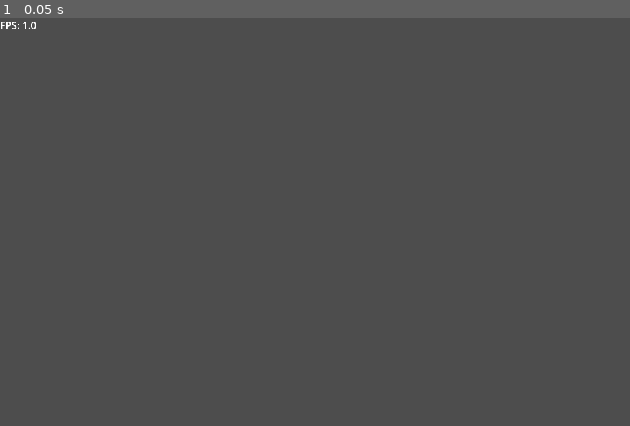
Above: before the commit, frame 1.
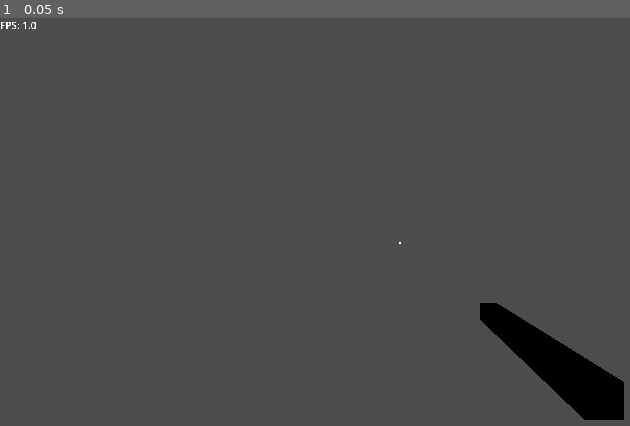
Above: after the commit, the same moment.

Repository: remidu64/GODSE
Game: Godot game, scene res://scenes/entities/Entity-Player.tscn
Same seed, same stepped clock (60 frames per second), same inputs: the game is played once before the commit and once after it. This scene is started directly instead of the project's main scene.
Inputs:
- Up to frame 1 (0.05 s): no input

The runs differ from the first frame. In frame 1, 2.6% of the frame differs, in the area x 63-100%, y 54-99%.

Commit message:
breaking news: gameplay in godse

Diff:
--- /dev/null
+++ b/autoload/Autoload-DeathMessages.gd
@@ -0,0 +1,29 @@
+extends Node
+
+var suicide_messages = [
+	"%s was jorking their weinor and died",
+	"%s wasn't ready for Freddy",
+	"%s ran out of RAM"
+]
+
+# messages where player's name is first
+var killed_messages_player = [
+	"%s was RDM'd by %s",
+	"%s tried to 1v1 %s (he failed)"
+]
+
+# messages where player2's name is first
+var killed_messages_player2 = [
+
+]
+
+func get_death_message(reason:String, playerName:String, player2Name:String = ""):
+	match reason:
+		"suicide":
+			return suicide_messages[randi_range(0, (suicide_messages.size() - 1))]
+		"killed":
+			var whichArray = randi_range(0, 1)
+			if whichArray == 1:
+				return killed_messages_player[randi_range(0, (killed_messages_player.killed_messages_player() - 1))]
+			else:
+				return killed_messages_player2[randi_range(0, (killed_messages_player2.killed_messages_player() - 1))]
--- a/project.godot
+++ b/project.godot
@@ -21,6 +21,7 @@
 Global="*res://autoload/Autoload-Global.tscn"
 Options="*res://autoload/Autoload-Options.gd"
 Networking="*res://autoload/Autoload-Networking.gd"
+DeathMessages="*res://autoload/Autoload-DeathMessages.gd"
 
 [display]
 
@@ -73,6 +74,11 @@
 "events": [Object(InputEventKey,"resource_local_to_scene":false,"resource_name":"","device":-1,"window_id":0,"alt_press …(195 unchanged characters)…
 ]
 }
+shoot={
+"deadzone": 0.2,
+"events": [Object(InputEventMouseButton,"resource_local_to_scene":false,"resource_name":"","device":-1,"window_id":0,"alt_pressed":false,"shift_pressed":false,"ctrl_pressed":false,"meta_pressed":false,"button_mask":0,"position":Vector2(0, 0),"global_position":Vector2(0, 0),"factor":1.0,"button_index":1,"canceled":false,"pressed":false,"double_click":false,"script":null)
+]
+}
 
 [physics]
 
--- a/scenes/entities/Entity-Player.tscn
+++ b/scenes/entities/Entity-Player.tscn
@@ -1,12 +1,18 @@
-[gd_scene load_steps=6 format=3 uid="uid://2t0235x02uih"]
+[gd_scene load_steps=10 format=3 uid="uid://2t0235x02uih"]
 
 [ext_resource type="Script" uid="uid://bmfga3wqtkk6i" path="res://scripts/entities/Entity-Player.gd" id="1_g13of"]
+[ext_resource type="Texture2D" uid="uid://c5kv8sb3o1uvk" path="res://assets/sprites/hud/crosshairs/hitmarker.png" id="2_1bx53"]
 [ext_resource type="PackedScene" uid="uid://2wdygwbi2mlj" path="res://scenes/substates/SubState-OptionsMenu.tscn" id="2_v1vfl"]
+[ext_resource type="Texture2D" uid="uid://dyfsrqesqm46g" path="res://assets/sprites/hud/crosshairs/crosshair1.png" id="2_ybmsl"]
+[ext_resource type="AudioStream" uid="uid://c5d05540i64hx" path="res://assets/sounds/hitmarker.ogg" id="5_4x535"]
 
 [sub_resource type="CapsuleMesh" id="CapsuleMesh_2m2ha"]
 
 [sub_resource type="ConvexPolygonShape3D" id="ConvexPolygonShape3D_g13of"]
 points = PackedVector3Array(-0.125207, -0.532801, -0.480507, 0.0227831, 0.47607, 0.498884, 0.169713, 0.559144, 0.464172 …(924 unchanged characters)…
+
+[sub_resource type="BoxMesh" id="BoxMesh_v1vfl"]
+size = Vector3(0.1, 0.1, 1)
 
 [sub_resource type="SceneReplicationConfig" id="SceneReplicationConfig_v1vfl"]
 properties/0/path = NodePath(".:position")
@@ -38,6 +44,56 @@
 
 [node name="Camera" type="Camera3D" parent="Head"]
 
+[node name="GunPos" type="Node3D" parent="Head/Camera"]
+transform = Transform3D(1, 0, 0, 0, 1, 0, 0, 0, 1, 0.53, -0.41, -1.26)
+
+[node name="Gun" type="MeshInstance3D" parent="Head/Camera/GunPos"]
+mesh = SubResource("BoxMesh_v1vfl")
+
+[node name="RayCast" type="RayCast3D" parent="Head/Camera"]
+target_position = Vector3(0, 0, -50)
+
+[node name="HUD" type="Control" parent="."]
+layout_mode = 3
+anchors_preset = 15
+anchor_right = 1.0
+anchor_bottom = 1.0
+grow_horizontal = 2
+grow_vertical = 2
+mouse_filter = 2
+
+[node name="HitMarker" type="TextureRect" parent="HUD"]
+self_modulate = Color(1, 1, 1, 0)
+layout_mode = 1
+anchors_preset = 8
+anchor_left = 0.5
+anchor_top = 0.5
+anchor_right = 0.5
+anchor_bottom = 0.5
+offset_left = -20.0
+offset_top = -20.0
+offset_right = 20.0
+offset_bottom = 20.0
+grow_horizontal = 2
+grow_vertical = 2
+texture = ExtResource("2_1bx53")
+
+[node name="Crosshair" type="TextureRect" parent="HUD"]
+layout_mode = 1
+anchors_preset = 8
+anchor_left = 0.5
+anchor_top = 0.5
+anchor_right = 0.5
+anchor_bottom = 0.5
+offset_left = -2.0
+offset_top = -2.0
+offset_right = 2.0
+offset_bottom = 2.0
+grow_horizontal = 2
+grow_vertical = 2
+mouse_filter = 2
+texture = ExtResource("2_ybmsl")
+
 [node name="OptionsHud" type="CanvasLayer" parent="."]
 visible = false
 
@@ -45,3 +101,10 @@
 
 [node name="MultiplayerSynchronizer" type="MultiplayerSynchronizer" parent="."]
 replication_config = SubResource("SceneReplicationConfig_v1vfl")
+
+[node name="Sounds" type="Node" parent="."]
+
+[node name="gunshot" type="AudioStreamPlayer3D" parent="Sounds"]
+
+[node name="hitmarker" type="AudioStreamPlayer" parent="Sounds"]
+stream = ExtResource("5_4x535")
--- a/scripts/entities/Entity-Player.gd
+++ b/scripts/entities/Entity-Player.gd
@@ -2,11 +2,14 @@
 
 @onready var head: Node3D = $Head
 @onready var camera: Camera3D = $Head/Camera
+@onready var raycast: RayCast3D = $Head/Camera/RayCast
 
 @onready var optionsHud: CanvasLayer = $OptionsHud
 @onready var optionsMenu: Control = $OptionsHud/OptionsMenu
 
 var inOptions = false
+
+var health = 100
 
 # Movement constants
 const ACCELERATION = 1.1
@@ -25,6 +28,7 @@
 	set_multiplayer_authority(str(name).to_int())
 
 func _ready():
+	print(position)
 	if not is_multiplayer_authority():
 		return
 
@@ -52,9 +56,25 @@
 		camera.rotate_x(deg_to_rad(-event.relative.y * Options.sensitivity))
 		camera.rotation.x = clamp(camera.rotation.x, deg_to_rad(-90), deg_to_rad(90))
 
+	# shooting
+	if Input.is_action_just_pressed("shoot"):
+		shoot.rpc()
+		if raycast.is_colliding():
+			if raycast.get_collider() != self and raycast.get_collider() is CharacterBody3D:
+				$Sounds/hitmarker.play()
+				$HUD/HitMarker.self_modulate = Color(1.0, 1.0, 1.0, 1.0)
+				var hitPlayer = raycast.get_collider()
+				get_damaged.rpc_id(hitPlayer.get_multiplayer_authority(), 50)
+
 func _physics_process(delta: float) -> void:
+	$Head/Camera/GunPos/Gun.position = lerp($Head/Camera/GunPos/Gun.position, Vector3(0, 0, 0), 14.0 * delta)
+
 	if not is_multiplayer_authority():
 		return
+
+	# WARNING: put all gameplay related shit under this line
+
+	$HUD/HitMarker.self_modulate = lerp($HUD/HitMarker.self_modulate, Color(1.0, 1.0, 1.0, 0.0), 14.0 * delta)
 
 	if Input.is_action_just_pressed("pause"):
 		# might have to rewrite this actually
@@ -108,6 +128,21 @@
 
 # custom functions
 
+@rpc("call_local")
+func shoot():
+	$Head/Camera/GunPos/Gun.position.z = 1.0
+
+@rpc("any_peer")
+func get_damaged(amt:int):
+	print("hit ", amt)
+	health -= amt
+	print(health)
+	if health <= 0:
+		# TODO: fix the position resetting because for some reason it doesnt work
+		position = Vector3(randf_range(-10, 10), 1, randi_range(-10, 10))
+		print("dead")
+		health = 100
+
 func check_if_can_move():
 	if inOptions:
 		return false
Not shown, added: assets/sounds/hitmarker.ogg.import
Binary file added: assets/sprites/hud/crosshairs/crosshair1.png
Not shown, added: assets/sprites/hud/crosshairs/crosshair1.png.import
Binary file added: assets/sprites/hud/crosshairs/hitmarker.png
Not shown, added: assets/sprites/hud/crosshairs/hitmarker.png.import
Not shown, added: autoload/Autoload-DeathMessages.gd.uid
Not shown, added: assets/sounds/hitmarker.ogg
